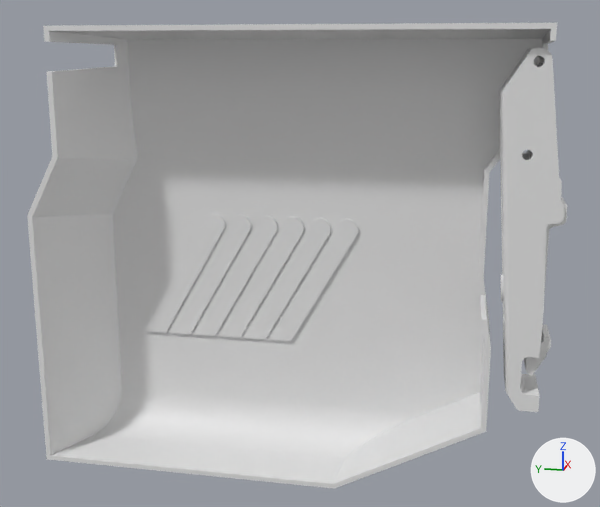
A saved change to the glTF model public/models/hks_top.glb.
Both versions are drawn from a 50 mm camera at (-0.233, 0.03, -0.03) aimed at (0.015, 0.079, -0.092). The axes (+X, +Y, +Z) are drawn at lower right. The lights are the same throughout. The older version comes first. Vertices at exactly the same position are counted once.

The older version as bpy lines, for what is in view:
```python
me_arm = bpy.data.meshes.new('arm')
me_arm.from_pydata(...)  # 1133 vertices, 2252 faces; spans x 0.0039..0.0211, y 0.0018..0.0215, z -0.1336..-0.0294
me_cover = bpy.data.meshes.new('cover')
me_cover.from_pydata(...)  # 1108 vertices, 2212 faces; spans x 0.0..0.029, y 0.008..0.163, z -0.163..-0.023
ob_arm = bpy.data.objects.new('arm', me_arm)
ob_arm.location = (0.0, 0.0, 0.0)
ob_cover = bpy.data.objects.new('cover', me_cover)
ob_cover.location = (0.0, 0.0, 0.0)
```
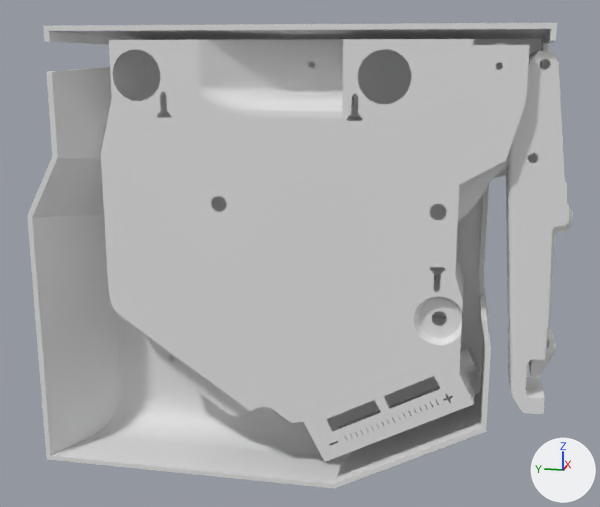
Location of each change, [x1, y1, x2, y2] in pixels of the pictures (600 x 507 px):
'body', added
    after: [101, 39, 530, 462]
'arm', reshaped
    before: [499, 48, 568, 412]
    after: [506, 51, 573, 415]
'coupler', added (mostly hidden)
    after: [211, 55, 558, 222]
'link', added (mostly hidden)
    after: [494, 154, 538, 178]
'crank', added (mostly hidden)
    after: [492, 43, 508, 45]
'cover', unchanged, covered by the edit
    both: [27, 23, 557, 489]

What changed in the scene script:
```text
Change me_arm:
    used by ob_arm; location = (0.0, 0.0, 0.0)
    remove me_arm.from_pydata(...)  # 1133 vertices, 2252 faces; spans x 0.0039..0.0211, y 0.0018..0.0215, z -0.1336..-0.0294
    add me_arm.from_pydata(...)  # 513 vertices, 869 faces; spans x 0.0044..0.0215, y 0.0002..0.0199, z -0.1344..-0.0301
    me_arm part 1: 1133 vertices removed from x 0.0039..0.0211, y 0.0018..0.0215, z -0.1336..-0.0294; 513 vertices added at x 0.0044..0.0215, y 0.0002..0.0199, z -0.1344..-0.0301
Add me_link:
    me_link.from_pydata(...)  # 188 vertices, 284 faces; spans x 0.0119..0.0139, y 0.007..0.0662, z -0.0865..-0.0538
Add me_coupler:
    me_coupler.from_pydata(...)  # 230 vertices, 356 faces; spans x 0.0059..0.02, y 0.0061..0.1206, z -0.0852..-0.0301
Add me_crank:
    me_crank.from_pydata(...)  # 154 vertices, 232 faces; spans x 0.003..0.0228, y 0.0169..0.0697, z -0.0851..-0.0281
Add me_body:
    me_body.from_pydata(...)  # 975 vertices, 1503 faces; spans x 0.0004..0.0254, y 0.015..0.1375, z -0.1544..-0.0271
Add ob_link:
    ob_link = bpy.data.objects.new('link', me_link)
    ob_link.location = (0.0, 0.0, 0.0)
Add ob_coupler:
    ob_coupler = bpy.data.objects.new('coupler', me_coupler)
    ob_coupler.location = (0.0, 0.0, 0.0)
Add ob_crank:
    ob_crank = bpy.data.objects.new('crank', me_crank)
    ob_crank.location = (0.0, 0.0, 0.0)
Add ob_body:
    ob_body = bpy.data.objects.new('body', me_body)
    ob_body.location = (0.0, 0.0, 0.0)
```
